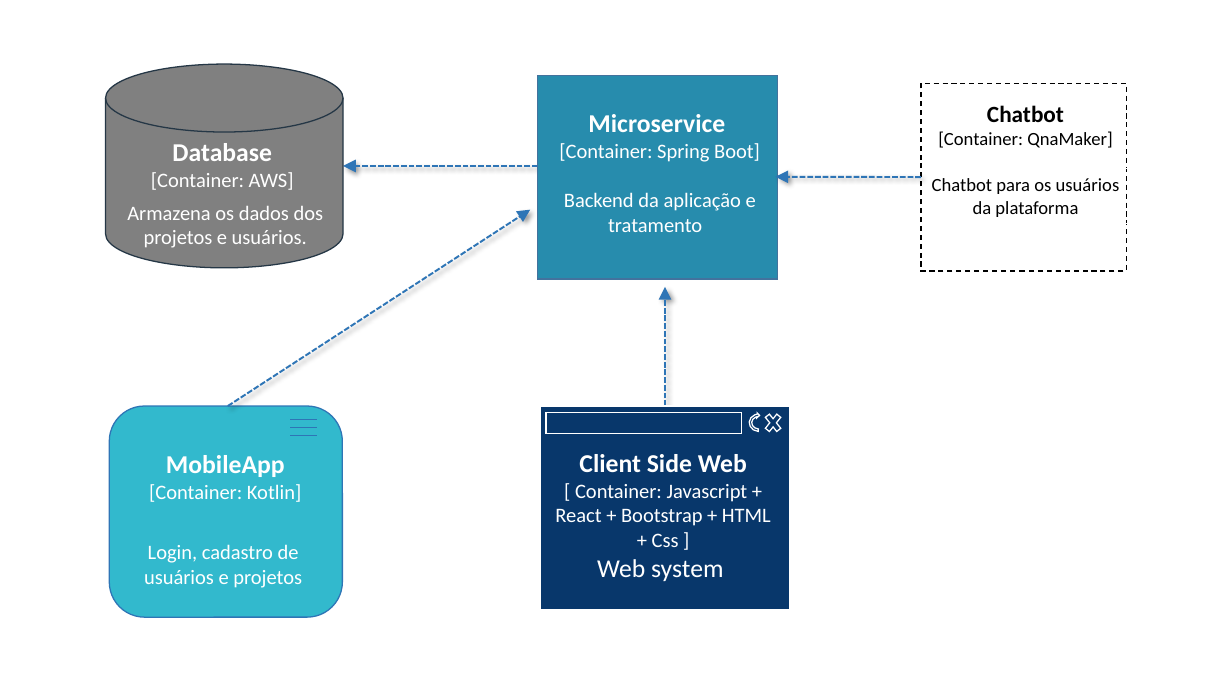
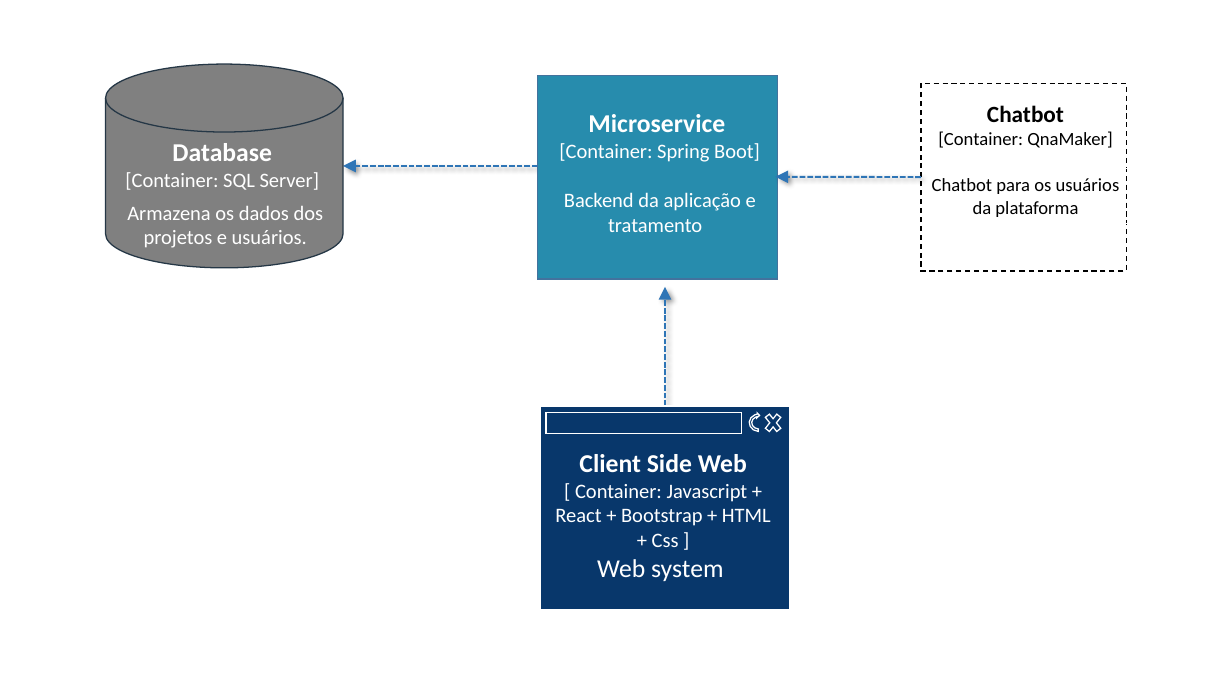
Before and after one commit to Caio-Elcio/2WORK-Mobile, a slide deck: slide 1 of Documentos/Arquitetura/Arquitetura.pptx. Drawn at 1232x693 pixels with LibreOffice and Linux fonts; fonts in the diff are those of the drawing. Boxes give left, top, right and bottom in pixels: in the first picture for what was removed or moved away, otherwise in the second. Text is boxed around its words. In the diff, an @@ line names an element or a change of style, - is before the commit and + after.

```diff
--- a/Documentos/Arquitetura/Arquitetura.pptx
+++ b/Documentos/Arquitetura/Arquitetura.pptx
@@ text at box(125, 172, 320, 190): text changed @@
-[Container: AWS]
+[Container: SQL Server]
@@ arrow removed from (228, 406) to (531, 210) @@
@@ group removed at box(109, 406, 342, 617): 3 lines, 2 texts, 1 rounded rectangle @@
-MobileApp
-[Container: Kotlin]
-Login, cadastro de usuários e projetos
```
Also in this commit, not shown: 3 other slides changed.
